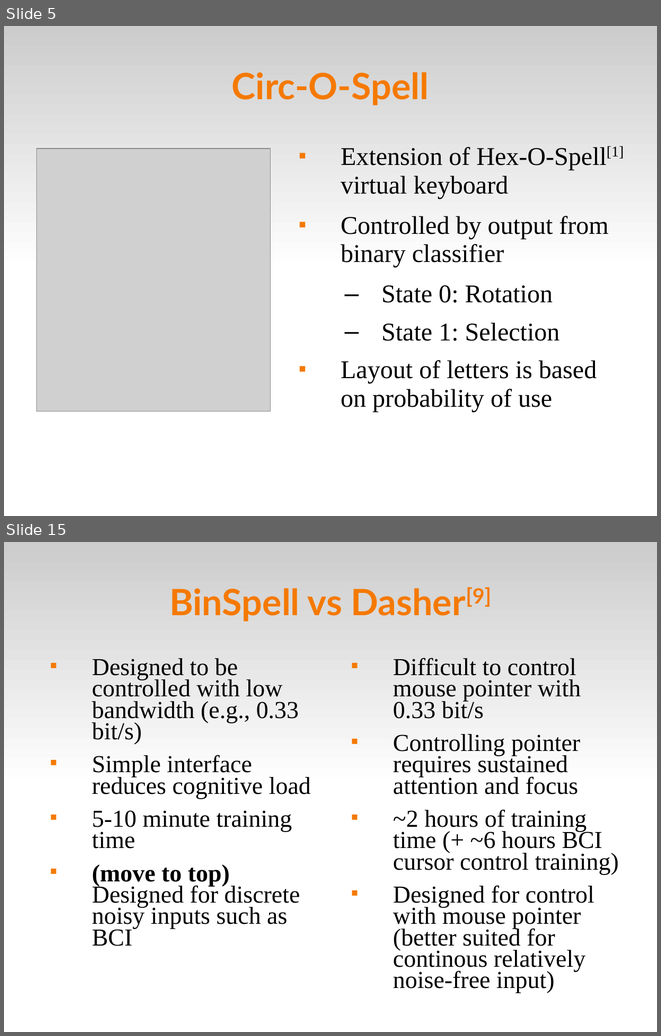
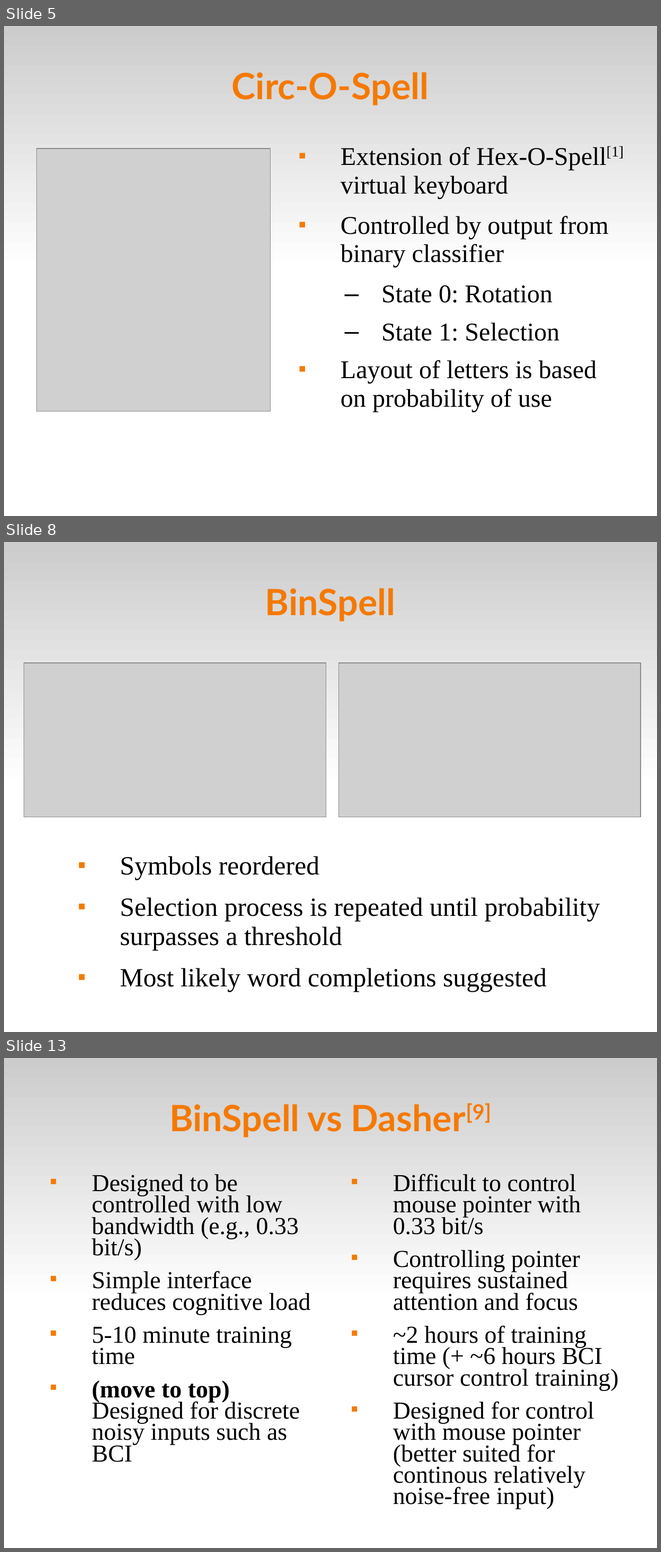
Before and after one commit to abdullah38rcc/BCI-Virtual-Keyboard, a slide deck: master's/docs/virtKey.ppt. Shown one above the other, each under a label of ours: slides 5 and 15 before the commit, slides 5, 8 and 13 after it; the slides between them are not shown. The pictures are 661x1036 and 661x1552 pixels, drawn with LibreOffice and Linux fonts; fonts in the diff are those of the drawing; grey boxes stand for pictures. Boxes give left, top, right and bottom in pixels: in the first picture for what was removed or moved away, otherwise in the second. Text is boxed around its words. In the diff, an @@ line names an element or a change of style, - is before the commit and + after.

```diff
--- a/master's/docs/virtKey.ppt
+++ b/master's/docs/virtKey.ppt
@@ slide 8 added at <box>4,542,657,1032</box>, background #FFFFFF; not listed: 1 template element that a slide beside it also shows @@
@@ title added at <box>265,588,396,622</box>, 44 pt, text #F57900, bold @@
+BinSpell
@@ picture added at <box>24,663,326,817</box> @@
@@ picture added at <box>339,663,641,817</box> @@
@@ text added at <box>120,856,600,991</box>, 32 pt, text #000000 @@
+■ Symbols reordered
+■ Selection process is repeated until probability surpasses a threshold
+■ Most likely word completions suggested
@@ what was slide 15 is now slide 13 @@
```
Also in this commit, not shown: 10 slides changed, 2 other slides added, 5 slides removed.
